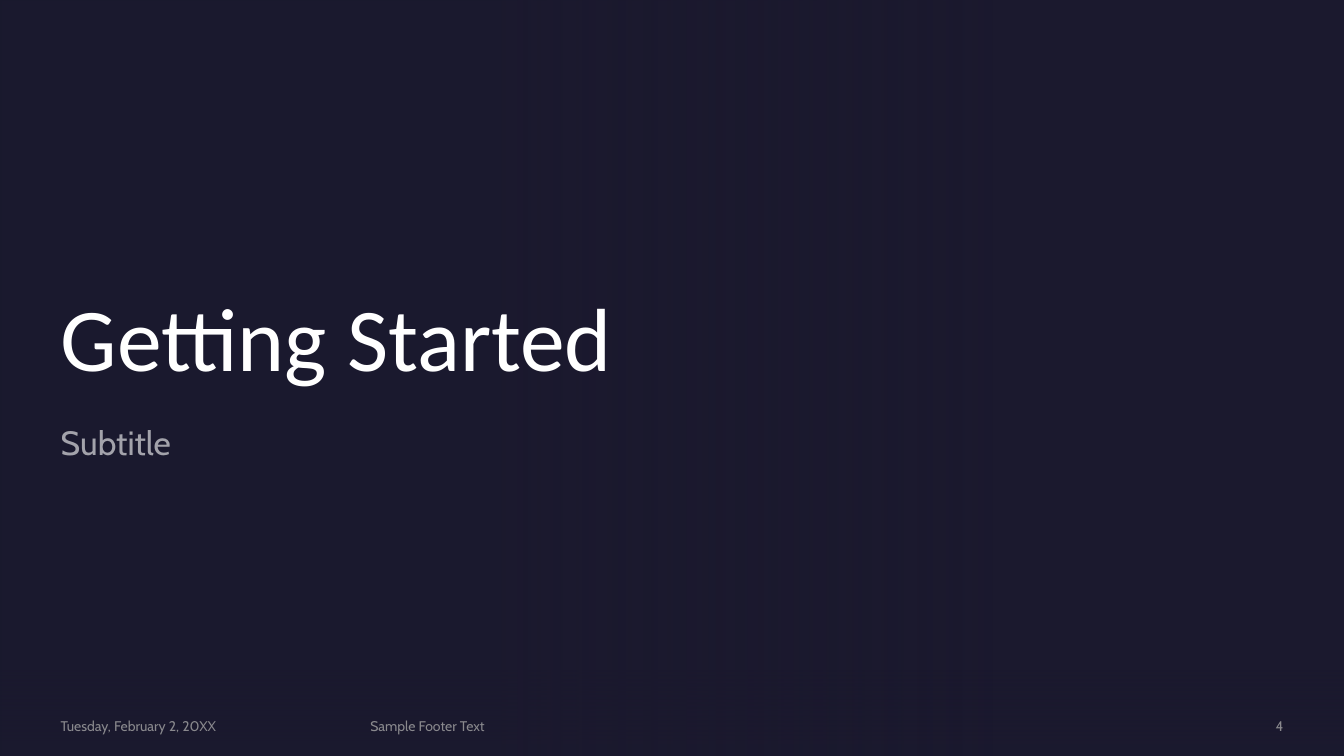
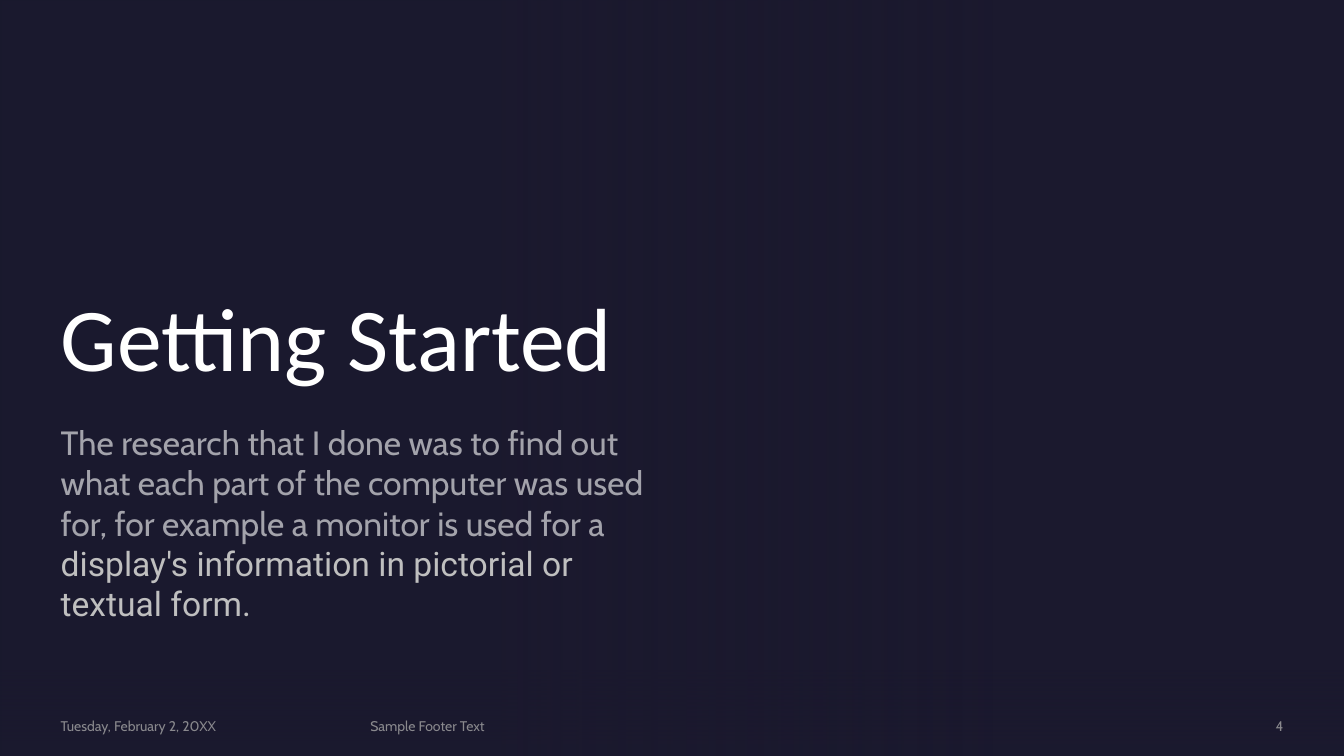
Before and after one commit to Digital-Tech-KKHS/10dtc-computer-hardware-whitiora, a slide deck: slide 4 of Presentation Template.pptx. Drawn at 1344x756 pixels with LibreOffice and Linux fonts; fonts in the diff are those of the drawing; background and template pictures are left out. Boxes give left, top, right and bottom in pixels: in the first picture for what was removed or moved away, otherwise in the second. Text is boxed around its words. In the diff, an @@ line names an element or a change of style, - is before the commit and + after.

```diff
--- a/Presentation Template.pptx
+++ b/Presentation Template.pptx
@@ subtitle at <box>61,430,643,617</box>: text changed @@
-Subtitle
+The research that I done was to find out what each part of the computer was used for, for example a monitor is used for a display's information in pictorial or textual form.
```
Also in this commit, not shown: 8 other slides changed, 1 other file.
